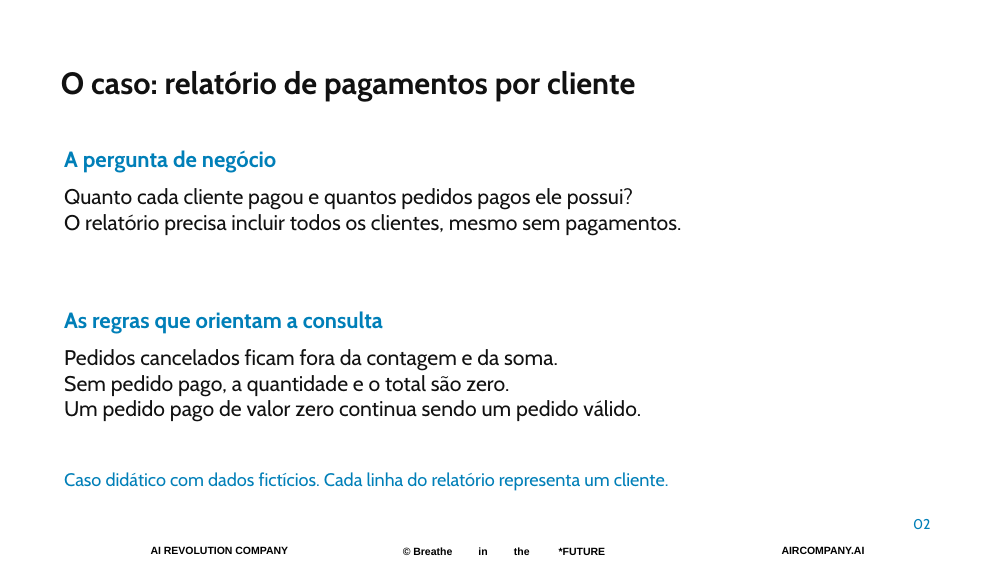
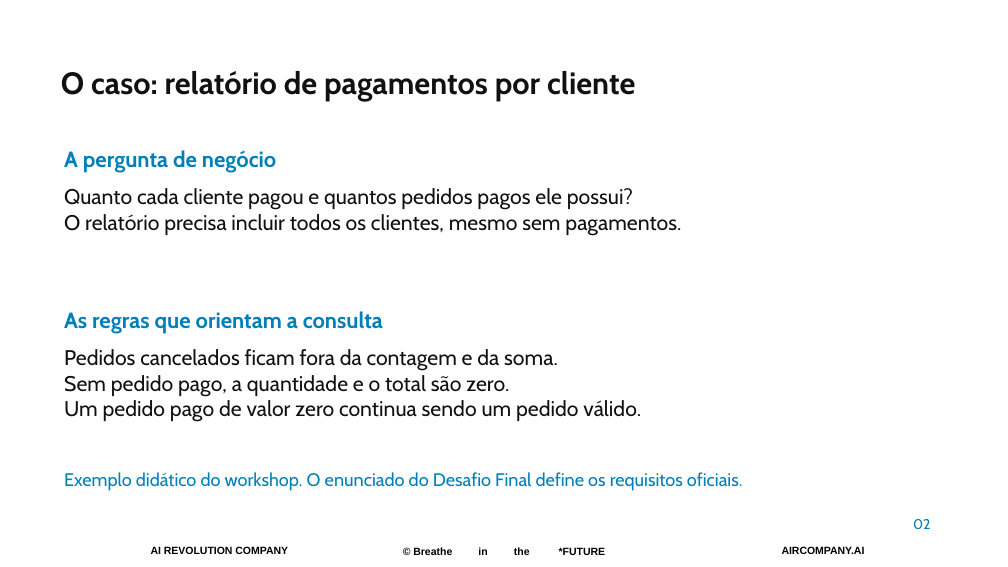
Before and after one commit to pedropalmieri/workshop4-pr-sql-ia, a slide deck: slide 2 of materiais/Workshop4-19nov2026.pptx. Drawn at 1008x567 pixels with LibreOffice and Linux fonts; fonts in the diff are those of the drawing; background and template pictures are left out. Boxes give left, top, right and bottom in pixels: in the first picture for what was removed or moved away, otherwise in the second. Text is boxed around its words. In the diff, an @@ line names an element or a change of style, - is before the commit and + after.

```diff
--- a/materiais/Workshop4-19nov2026.pptx
+++ b/materiais/Workshop4-19nov2026.pptx
@@ text at (x1=64, y1=472, x2=743, y2=491): text changed @@
-Caso didático com dados fictícios. Cada linha do relatório representa um cliente.
+Exemplo didático do workshop. O enunciado do Desafio Final define os requisitos oficiais.
```
Also in this commit, not shown: 4 other slides changed.
